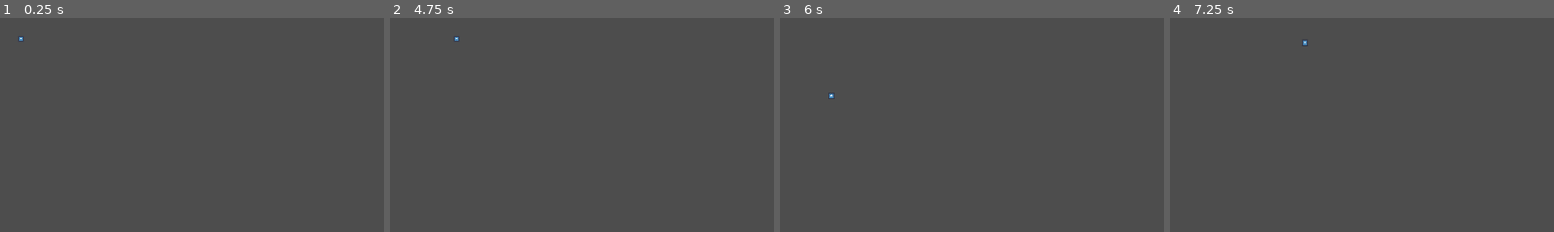
Above: before the commit, frames 1-4 (left to right).
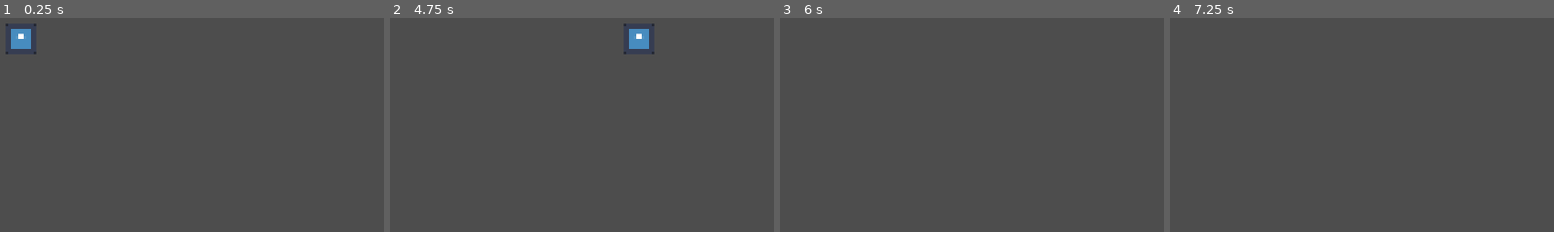
Above: after the commit, the same moments.

Repository: ironcutter24/ludum-dare-55
Game: Godot game, scene res://scenes/pixel_perfect_game_scene.tscn
Same seed, same stepped clock (60 frames per second), same inputs: the game is played once before the commit and once after it. Before the commit the project starts from res://scenes/game_scene.tscn. The engine's default icon, where the game draws it, is replaced by a stand-in: a white triangle on a blue panel in a dark square.
Inputs:
- Up to frame 1 (0.25 s): no input
- Up to frame 2 (4.75 s): tap Enter at 0.5, 2.75 s; hold D (move_right) 0.53-1.28 s; hold S (move_down) 1.28-2.03 s; tap Space at 2, 3.5 s; hold D (move_right) 2.03-2.78 s; hold W (move_up) 2.78-3.53 s; hold A (move_left) from 3.53 s (still down)
- Up to frame 3 (6 s): release A (move_left) at 5.03 s; hold S (move_down) 5.03-5.78 s; hold D (move_right) from 5.78 s (still down)
- Up to frame 4 (7.25 s): tap Enter at 6.5 s; release D (move_right) at 6.53 s; hold W (move_up) from 6.53 s (still down)

The runs differ from the first frame. In frame 1, 0.5% of the frame differs, in the area x 1-10%, y 2-18%; in frame 2, 0.5%, in the area x 16-69%, y 2-18%; in frame 3, less than 0.1%; in frame 4, less than 0.1%.

Commit message:
Change main scene to pixel perfect scene

Diff:
--- a/project.godot
+++ b/project.godot
@@ -11,7 +11,7 @@
 [application]
 
 config/name="ludum-dare-55"
-run/main_scene="res://scenes/game_scene.tscn"
+run/main_scene="res://scenes/pixel_perfect_game_scene.tscn"
 config/features=PackedStringArray("4.2", "GL Compatibility")
 config/icon="res://icon.svg"
 
